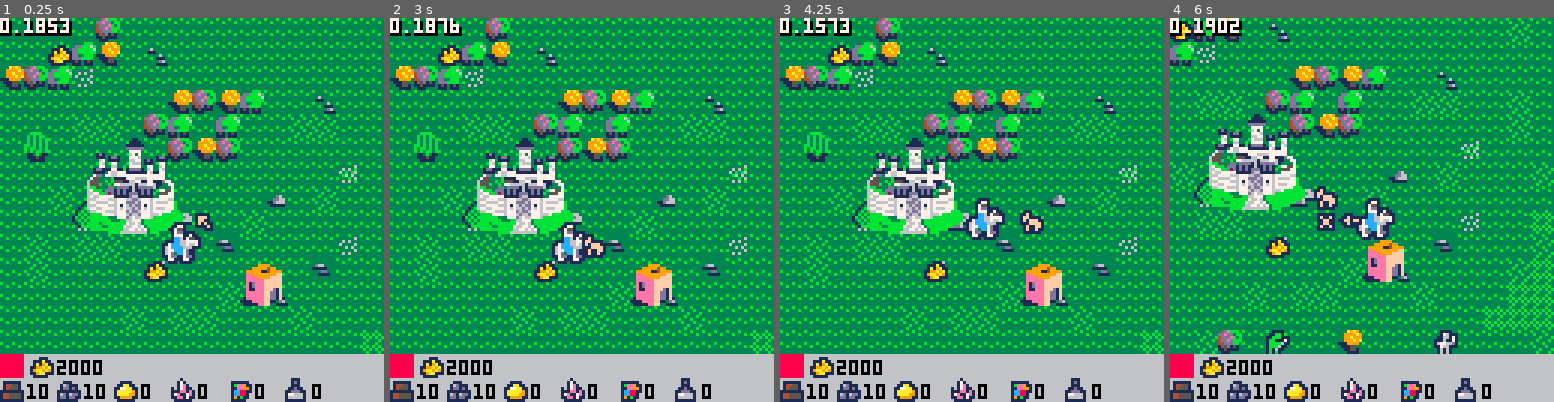
Above: before the commit, frames 1-4 (left to right).
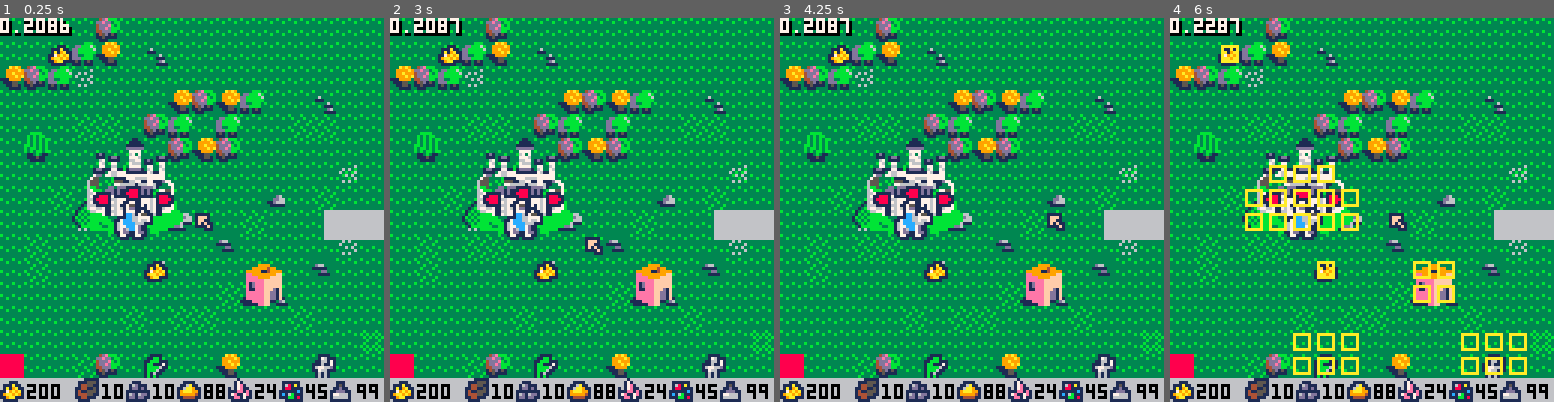
Above: after the commit, the same moments.

Repository: pvan/pico8
Game: PICO-8 cartridge heroes.p8
Two runs of this game, one before a commit and one after it. Both use one fixed random seed, a clock stepped at 60 frames per second and the inputs below.
Inputs:
- Up to frame 1 (0.25 s): no input
- Up to frame 2 (3 s): tap O (Z key) at 0.33, 0.7, 1.43, 2.22 s; tap X (X key) at 1.07, 2.07, 2.4, 2.73 s; hold Left 1.97-2.37 s; hold Down 2.42-2.82 s; hold Right from 2.87 s (still down)
- Up to frame 3 (4.25 s): tap X (X key) every 0.33 s from 3.07 to 4.07 s; tap O (Z key) at 3.1, 3.98 s; release Right at 3.53 s; hold Up 3.58-4.08 s; hold Right from 4.13 s (still down)
- Up to frame 4 (6 s): tap X (X key) every 0.33 s from 4.4 to 5.73 s; release Right at 4.53 s; hold Down 4.58-5.08 s; tap O (Z key) at 4.87, 5.75 s; hold Left 5.13-5.8 s; hold Up from 5.85 s (still down)

The runs differ from the first frame. In frame 1, 12% of the frame differs, in the area x 0-100%, y 0-100%; in frame 2, 12%; in frame 3, 12%; in frame 4, 36%.

Commit message:
heroes: add multiple players and hero/castle flags

Diff:
--- a/heroes.p8
+++ b/heroes.p8
@@ -1,6 +1,10 @@
 pico-8 cartridge // http://www.pico-8.com
 version 18
 __lua__
+
+
+--todo:
+--walking thru open mob
 
 
 --notes:
@@ -29,21 +33,60 @@
  create_i2tile()
  build_i2zone()
 
- cp=create_player()
-
-end
-
-
-function create_player()
+ red_plr=create_player(8)
+ green_plr=create_player(11)
+ blue_plr=create_player(12)
+
+
+ plrs={
+  red_plr,
+  green_plr,
+  blue_plr
+ }
+
+ cp=red_plr
+
+ tc=spawn("castle",3,5)
+ red_plr.castles[1]=tc
+ red_plr.heroes[1]=
+ 	spawn("hero",tc.x+2,tc.y+3)
+
+ tc=spawn("castle",24,2)
+ green_plr.castles[1]=tc
+ green_plr.heroes[1]=
+ 	spawn("hero",tc.x+2,tc.y+3)
+
+ tc=spawn("castle",16,20)
+ blue_plr.castles[1]=tc
+ blue_plr.heroes[1]=
+ 	spawn("hero",tc.x+2,tc.y+3)
+
+
+	spawn("testhouse",10,10)
+	spawn("mob",6,14)
+	spawn("mob2",13,14)
+	spawn("mob2",6,18)
+	spawn("gold",2,1)
+	spawn("gold",7,16)
+	spawn("gold",8,16)
+	spawn("gold",6,10)
+
+end
+
+
+function create_player(c)
  res={}
- res["color"]=8
- res["gold"]=2000
+ res["color"]=c
+ res["gold"]=200
  res["wood"]=10
  res["ore"]=10
- res["gems"]=0
- res["sulfur"]=0
- res["mercury"]=0
- res["crystal"]=0
+ res["gems"]=45
+ res["sulfur"]=88
+ res["mercury"]=99
+ res["crystal"]=24
+
+ res["heroes"]={}
+ res["castles"]={}
  return res
 end
 
@@ -328,15 +371,33 @@
 --  print("?"..tostr(objnearzones(obj,selzones)))
 -- end
 
- rectfill2(0,120-8, 128,16, 6)
+ rectfill2(0,128-8, 128,8, 6)
  rectfill2(0,120-8, 8,8, cp.color)
- draw_resource("gold",   10,120-8)
- draw_resource("wood",   0+0*19,128-8)
- draw_resource("ore",    0+1*19,128-8)
- draw_resource("sulfur", 0+2*19,128-8)
- draw_resource("crystal",0+3*19,128-8)
- draw_resource("gems",   0+4*19,128-8)
- draw_resource("mercury",0+5*19,128-8)
+ draw_resource("gold",
+ 0,128-8)
+ srt=25
+ spc=17
+ draw_resource("wood",
+ srt+0*spc,128-8)
+ draw_resource("ore",
+ srt+1*spc,128-8)
+ draw_resource("sulfur",
+ srt+2*spc,128-8)
+ draw_resource("crystal",
+ srt+3*spc,128-8)
+ draw_resource("gems",
+ srt+4*spc,128-8)
+ draw_resource("mercury",
+ srt+5*spc,128-8)
+
+
+ for hero in all(cp.heroes) do
+  rectfill2(128-20,64,20,10,6)
+ end
+
+-- obj=i2obj[ci]
+-- print(obj.type)
+
 end
 
 resource_sprs={
@@ -728,19 +789,28 @@
  res.x=tx
  res.y=ty
  add(things,res)
-end
-
-spawn("castle",3,5)
-spawn("hero",7,9)
-spawn("hero",20,20)
-spawn("testhouse",10,10)
-spawn("mob",6,14)
-spawn("mob2",13,14)
-spawn("mob2",6,18)
-spawn("gold",2,1)
-spawn("gold",7,16)
-spawn("gold",8,16)
-spawn("gold",6,10)
+ return res
+end
+
+
+function obj_owner(obj)
+ if obj.type=="hero" then
+	 for plr in all(plrs) do
+	  if has(plr.heroes,obj) then
+	   return plr
+	  end
+	 end
+ end
+ if obj.type=="castle" then
+	 for plr in all(plrs) do
+	  if has(plr.castles,obj) then
+	   return plr
+	  end
+	 end
+ end
+ return nil
+end
+
 
 
 --sort table list by k element of table
@@ -762,6 +832,36 @@
       i.x*8+i.sprx,
       i.y*8+i.spry,
       i.sprw,i.sprh)
+
+  if i.type=="hero" then
+   local c=obj_owner(i).color
+   pal(8,c)
+   spr(228,
+      i.x*8+i.sprx+5,
+      i.y*8+i.spry-4,
+      1,1,true)
+   pal(8,8)
+
+   --draw hero over flag
+	  spr(i.spr,
+	      i.x*8+i.sprx,
+	      i.y*8+i.spry,
+	      i.sprw,i.sprh)
+  end
+
+  if i.type=="castle" then
+   local c=obj_owner(i).color
+   pal(8,c)
+   spr(228,
+      i.x*8+i.sprx+7,
+      i.y*8+i.spry+18,
+      1,1,true)
+   spr(228,
+      i.x*8+i.sprx+26,
+      i.y*8+i.spry+18)
+   pal(8,8)
+  end
+
  end
 end
 
@@ -1245,8 +1345,12 @@
 	  and objnearzones(obj,selzones)
 	  and obj!=sel
 	  then
-	   style="trade"
-	  end
+ 	  if obj_owner(obj)==cp then
+	    style="trade"
+	   else
+	    style="attack"
+ 	  end
+ 	 end
 
 	  if obj.type=="treasure"
 	  and objnearzones(obj,selzones)
@@ -1293,7 +1397,11 @@
   if obj.type=="castle" then
    if not i2hot[i] then --but still not this
     style="castle"
-    if (btnp(❎)) sel=obj
+    if btnp(❎)
+ 	  and obj_owner(obj)==cp
+ 	  then
+     sel=obj
+    end
    end
   end
  end
@@ -1319,7 +1427,11 @@
  obj=i2obj[xy2i(tx,ty)]
  if obj!=nil and obj.select then
   style=obj.type
-	 if (btnp(❎)) sel=obj
+	 if (btnp(❎)) then
+	  if obj_owner(obj)==cp then
+ 	  sel=obj
+ 	 end
+	 end
  else
   style="arrow"
  end
Not shown, changed: 26 lines of the sprite sheet (__gfx__) section of heroes.p8
